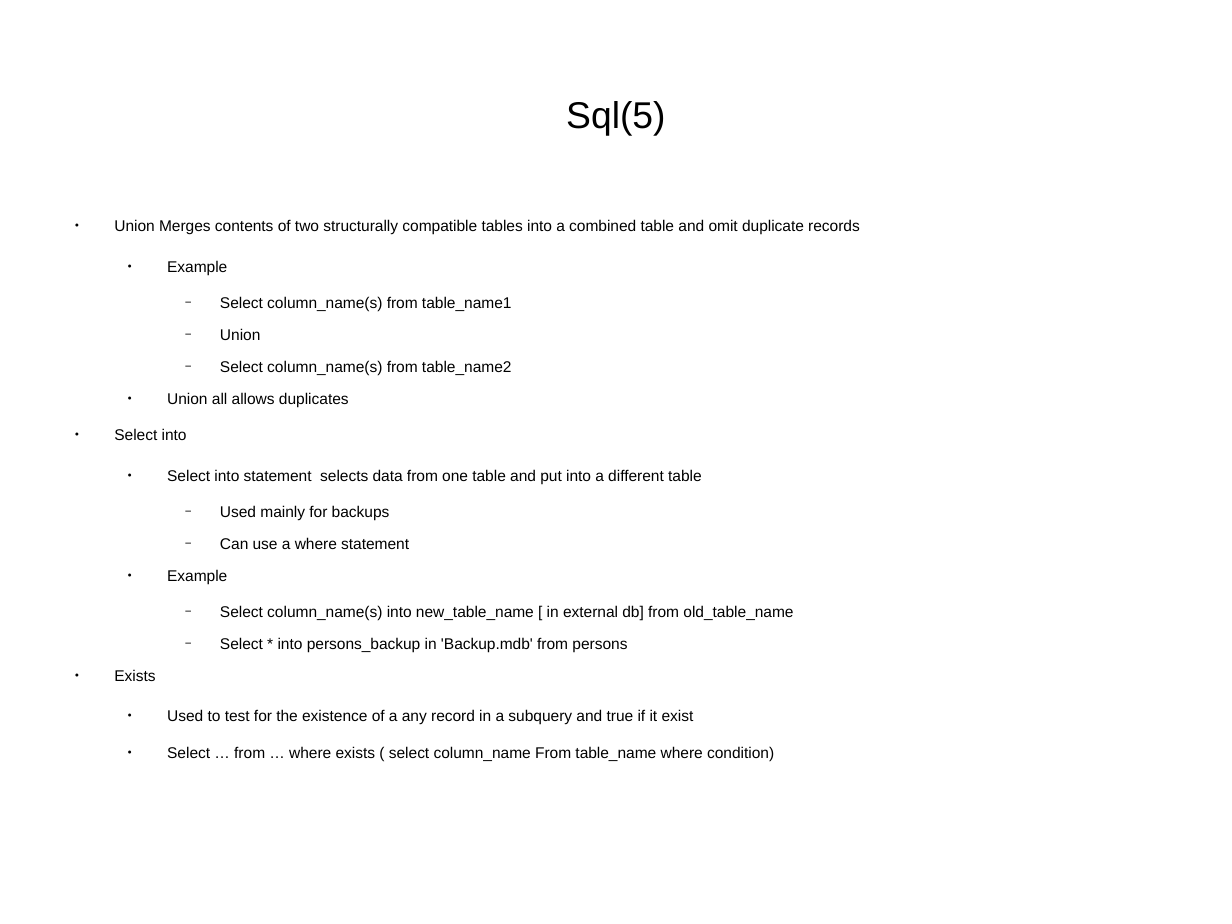
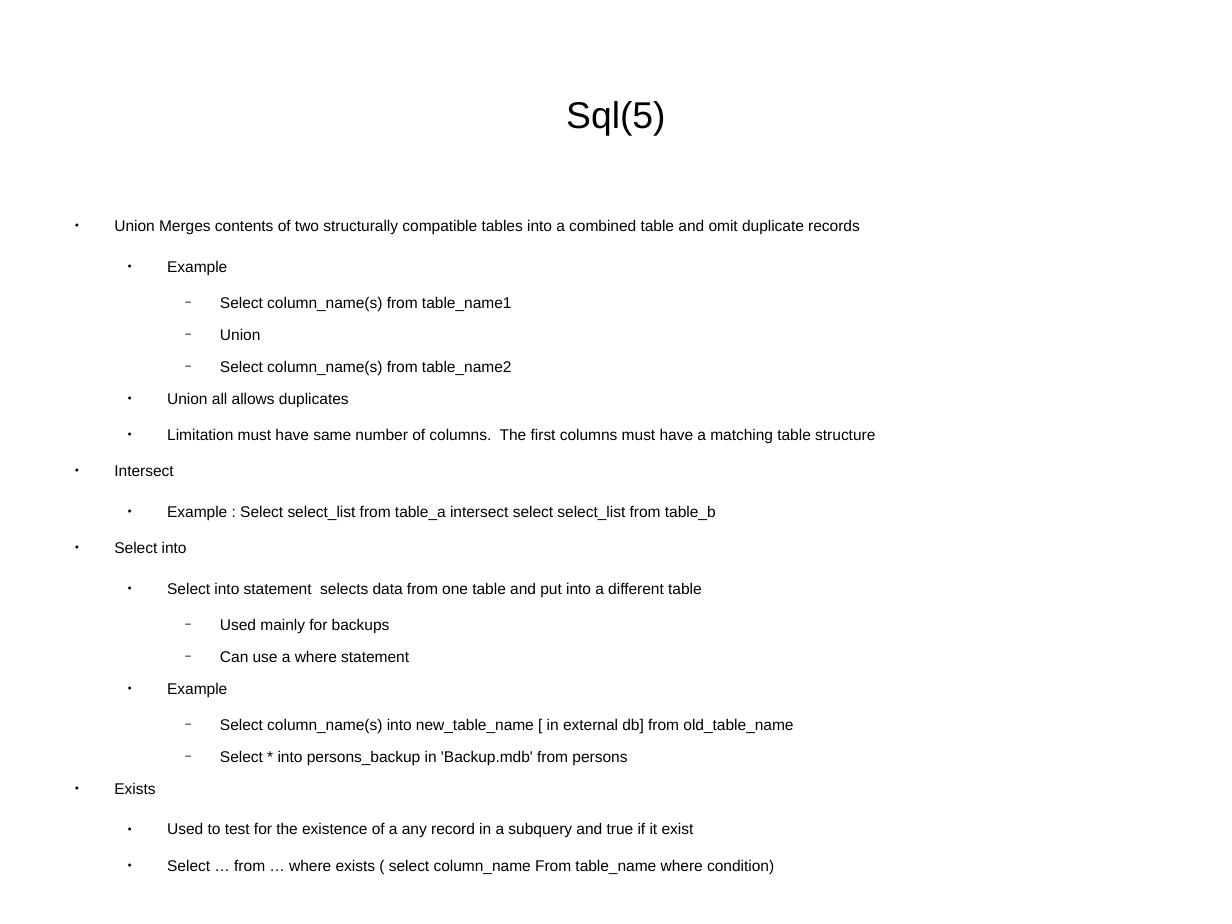
Before and after one commit to CharlesStockman/notesFromCourses, a slide deck: slide 9 of sql/sql.odp (slide 8 before the commit). Drawn at 1232x924 pixels with LibreOffice and Linux fonts; fonts in the diff are those of the drawing. Boxes give left, top, right and bottom in pixels: in the first picture for what was removed or moved away, otherwise in the second. Text is boxed around its words. In the diff, an @@ line names an element or a change of style, - is before the commit and + after.

```diff
--- a/sql/sql.odp
+++ b/sql/sql.odp
@@ text at (114, 428, 875, 520): paragraphs added @@
+  ● Limitation must have same number of columns. The first columns must have a matching table structure
+● Intersect
+  ● Example : Select select_list from table_a intersect select select_list from table_b
```
Also in this commit, not shown: 7 other slides changed, 13 slides added, 5 slides removed, 19 other files.
